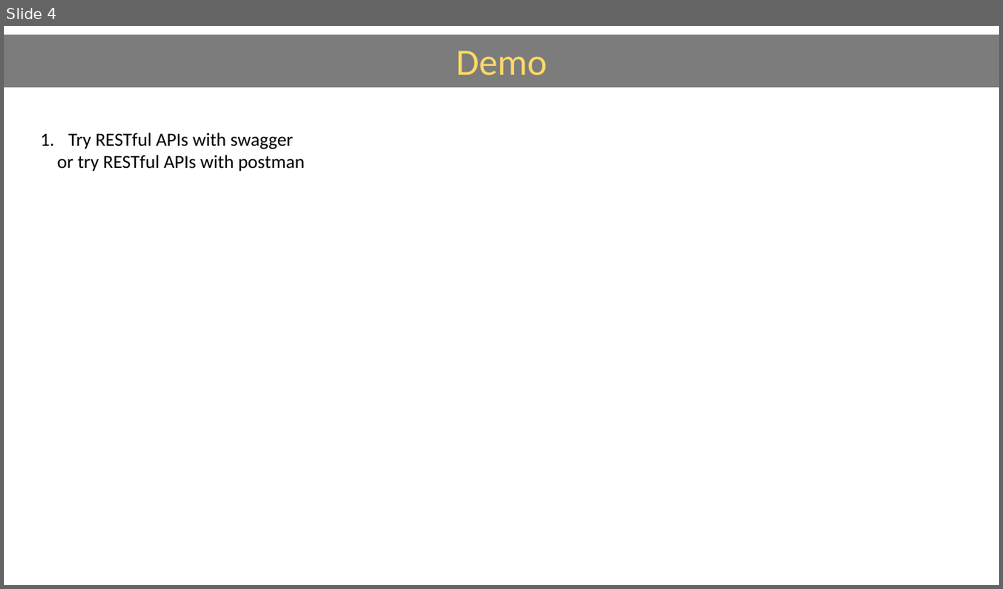
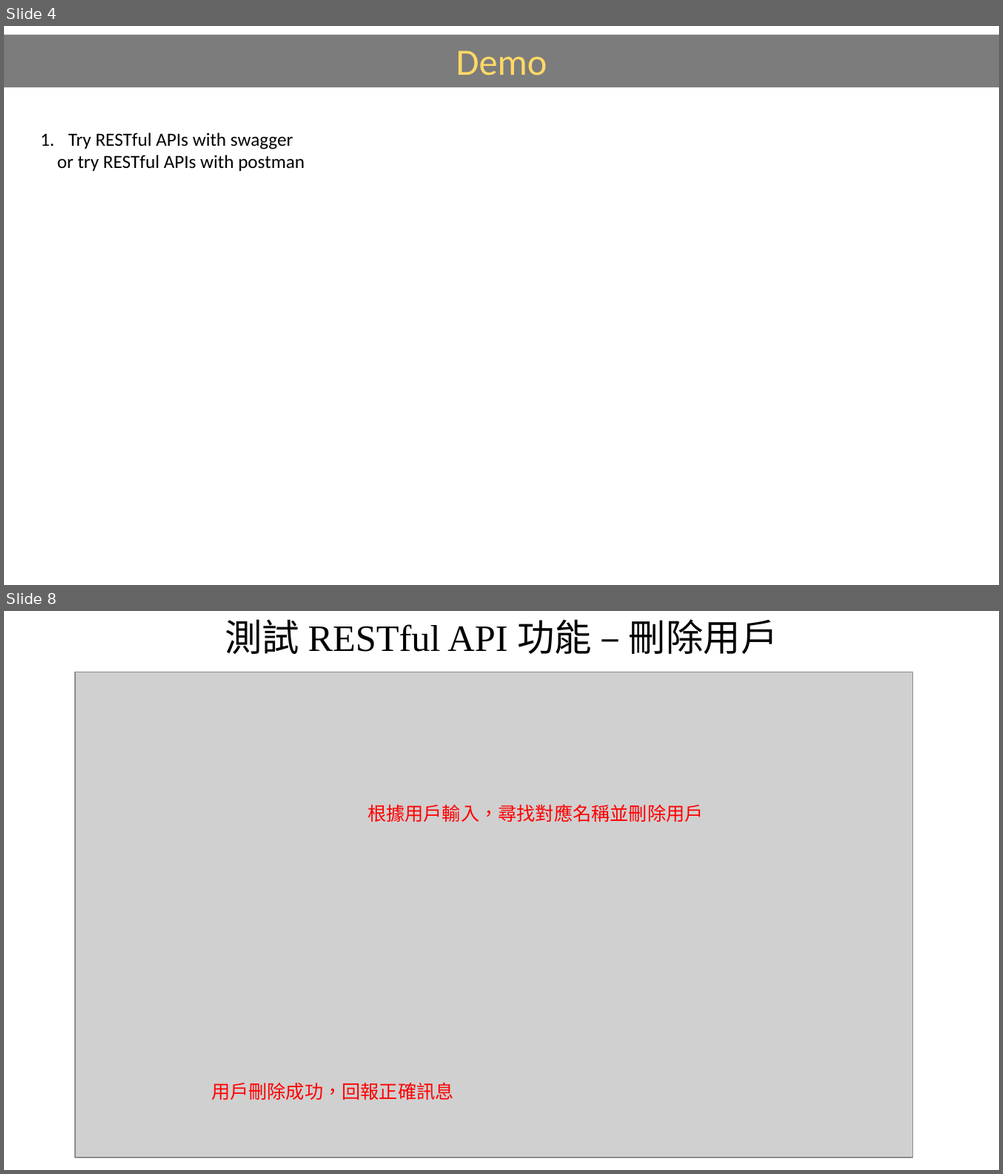
Before and after one commit to Teng91/RESTful-server-with-APIs, a slide deck: SW2_Backend_Handson_Practice_v3.pptx. Shown one above the other, each under a label of ours: slide 4 before the commit, slides 4 and 8 after it; the slides between them are not shown. The pictures are 1003x589 and 1003x1174 pixels, drawn with LibreOffice and Linux fonts; fonts in the diff are those of the drawing; grey boxes stand for pictures. Boxes give left, top, right and bottom in pixels: in the first picture for what was removed or moved away, otherwise in the second. Text is boxed around its words. In the diff, an @@ line names an element or a change of style, - is before the commit and + after.

```diff
--- a/SW2_Backend_Handson_Practice_v3.pptx
+++ b/SW2_Backend_Handson_Practice_v3.pptx
@@ slide 8 added at box(4, 611, 999, 1170), background #FFFFFF @@
@@ title added at box(225, 619, 778, 654), 36 pt, text #000000 @@
+測試 RESTful API 功能 – 刪除用戶
@@ picture added at box(75, 672, 913, 1158) @@
@@ text added at box(367, 804, 703, 822), 18 pt, text #FF0000 @@
+根據用戶輸入，尋找對應名稱並刪除用戶
@@ text added at box(211, 1082, 454, 1100), 18 pt, text #FF0000 @@
+用戶刪除成功，回報正確訊息
```
Also in this commit, not shown: 2 slides changed, 10 other slides added, 6 slides removed, 5 other files.
